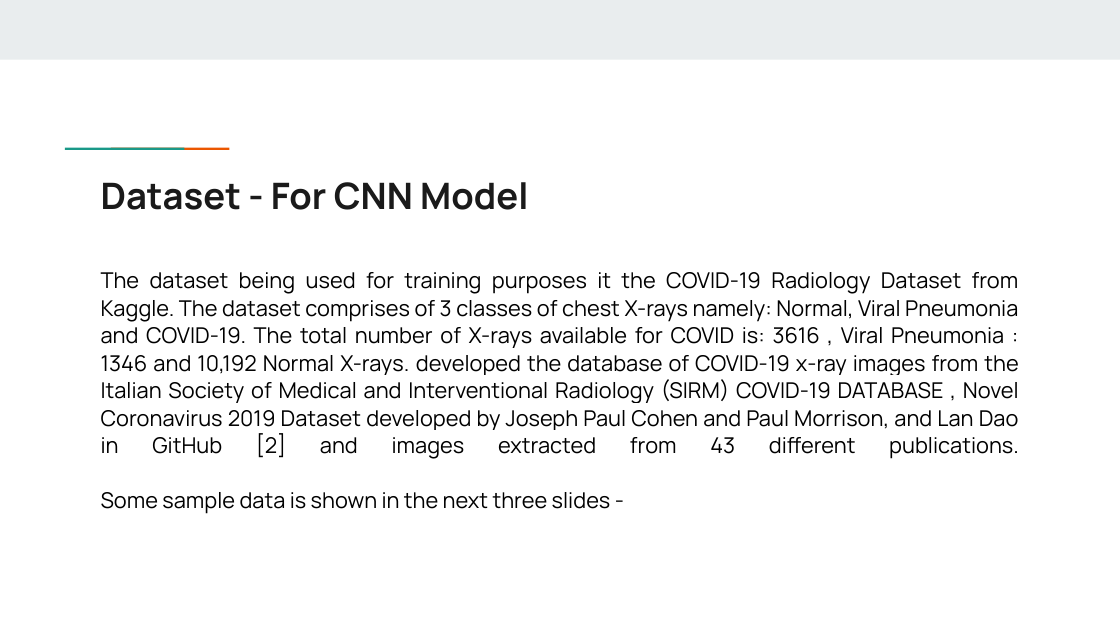
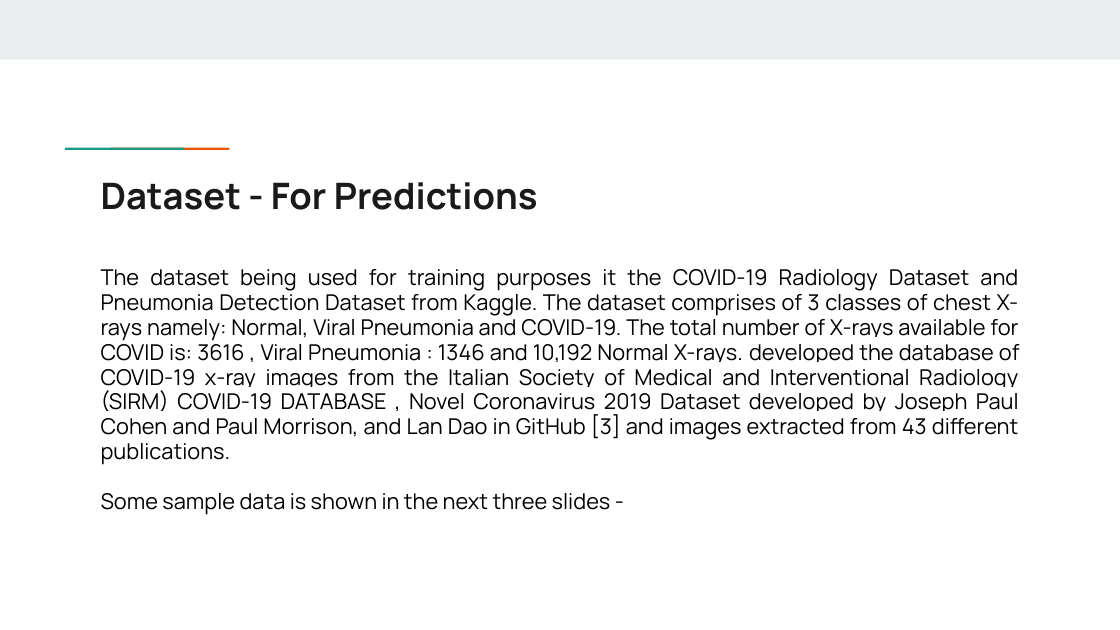
Before and after one commit to Mayank0255/IT1634-COVID19-Predictions-and-Analysis, a slide deck: slide 14 of Minor Project Presentation.pptx (slide 13 before the commit). Drawn at 1120x630 pixels with LibreOffice and Linux fonts; fonts in the diff are those of the drawing. Boxes give left, top, right and bottom in pixels: in the first picture for what was removed or moved away, otherwise in the second. Text is boxed around its words. In the diff, an @@ line names an element or a change of style, - is before the commit and + after.

```diff
--- a/Minor Project Presentation.pptx
+++ b/Minor Project Presentation.pptx
@@ title at (x1=101, y1=182, x2=538, y2=210): text changed @@
-Dataset - For CNN Model
+Dataset - For Predictions
@@ text at (x1=101, y1=269, x2=1020, y2=515): text changed @@
-The dataset being used for training purposes it the COVID-19 Radiology Dataset from Kaggle. The dataset comprises of 3 classes of chest X-rays namely: Normal, Viral Pneumonia and COVID-19. The total number of X-rays available for COVID is: 3616 , Viral Pneumonia : 1346 and 10,192 Normal X-rays. developed the database of COVID-19 x-ray images from the Italian Society of Medical and Interventional Radiology (SIRM) COVID-19 DATABASE , Novel Coronavirus 2019 Dataset developed by Joseph Paul Cohen and Paul Morrison, and Lan Dao in GitHub [2] and images extracted from 43 different publications.
-Some sample data is shown in the next three slides -
+The dataset being used for training purposes it the COVID-19 Radiology Dataset and Pneumonia Detection Dataset from Kaggle. The dataset comprises of 3 classes of chest X-rays namely: Normal, Viral Pneumonia and COVID-19. The total number of X-rays available for COVID is: 3616 , Viral Pneumonia : 1346 and 10,192 Normal X-rays. developed the database of COVID-19 x-ray images from the Italian Society of Medical and Interventional Radiology (SIRM) COVID-19 DATABASE , Novel Coronavirus 2019 Dataset developed by Joseph Paul Cohen and Paul Morrison, and Lan Dao in GitHub [3] and images extracted from 43 different publications.
+Some sample data is shown in the next three slides -
```
Also in this commit, not shown: 6 other slides changed, 9 slides added, 5 slides removed, 1 other file.
